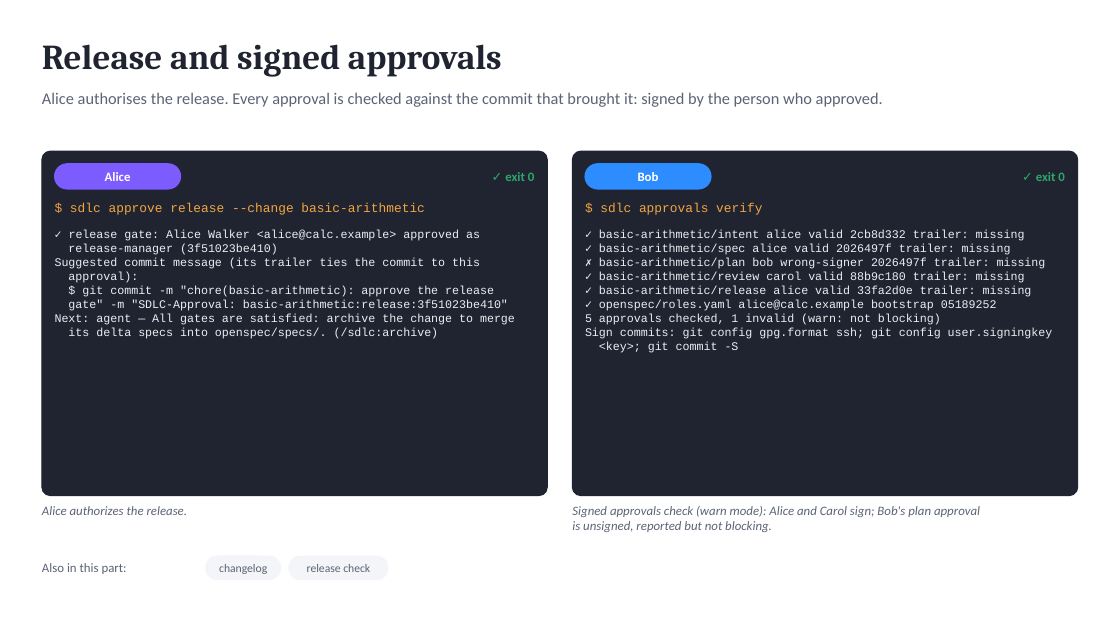
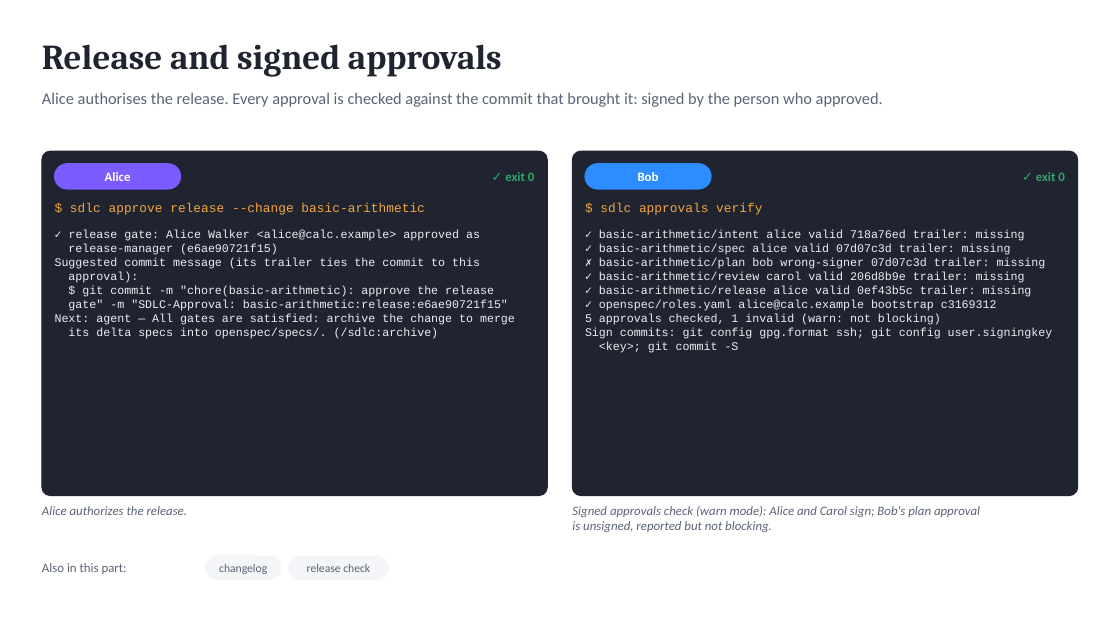
Before and after one commit to marin-ai-tech/sdlc, a slide deck: slide 13 of docs/demo/sdlc-calculator-demo.en.pptx. Drawn at 1120x630 pixels with LibreOffice and Linux fonts; fonts in the diff are those of the drawing. Boxes give left, top, right and bottom in pixels: in the first picture for what was removed or moved away, otherwise in the second. Text is boxed around its words. In the diff, an @@ line names an element or a change of style, - is before the commit and + after.

Commit message:
feat: settings changes by proposal: propose, show, apply (0.23.0)
The process files are protected, so an agent could only describe a settings change and a person retyped it by hand,
unchecked. A proposal makes it a reviewed, recorded decision.

- sdlc config propose --set <key>=<value> --reason (or --file, --target roles) validates the result with the CLI's
  parser and stores it against the file as it is; the file does not change. Agents may propose.
- sdlc config show lists proposals or shows the diff, the validation and the warnings when a proposal weakens the
  process.
- sdlc config apply and dismiss are a person's decisions (a maintainer with roles.yaml); a weakening needs --yes, and a
  proposal made before the file changed is stale.
- The sdlc-config workflow proposes and explains; the health and adoption workflows use it.
- A shorter README; the CLI and file reference moved to the guide.

```diff
--- a/docs/demo/sdlc-calculator-demo.en.pptx
+++ b/docs/demo/sdlc-calculator-demo.en.pptx
@@ text at (599, 230, 1046, 311): text changed @@
-✓ basic-arithmetic/intent alice valid 2cb8d332 trailer: missing
-✓ basic-arithmetic/spec alice valid 2026497f trailer: missing
-✗ basic-arithmetic/plan bob wrong-signer 2026497f trailer: missing
-✓ basic-arithmetic/review carol valid 88b9c180 trailer: missing
-✓ basic-arithmetic/release alice valid 33fa2d0e trailer: missing
-✓ openspec/roles.yaml alice@calc.example bootstrap 05189252
+✓ basic-arithmetic/intent alice valid 718a76ed trailer: missing
+✓ basic-arithmetic/spec alice valid 07d07c3d trailer: missing
+✗ basic-arithmetic/plan bob wrong-signer 07d07c3d trailer: missing
+✓ basic-arithmetic/review carol valid 206d8b9e trailer: missing
+✓ basic-arithmetic/release alice valid 0ef43b5c trailer: missing
+✓ openspec/roles.yaml alice@calc.example bootstrap c3169312
@@ text at (68, 244, 278, 255): text changed @@
-release-manager (3f51023be410)
+release-manager (e6ae90721f15)
@@ text at (68, 300, 508, 311): text changed @@
-gate" -m "SDLC-Approval: basic-arithmetic:release:3f51023be410"
+gate" -m "SDLC-Approval: basic-arithmetic:release:e6ae90721f15"
```
Also in this commit, not shown: 6 other slides changed, 54 other files.
